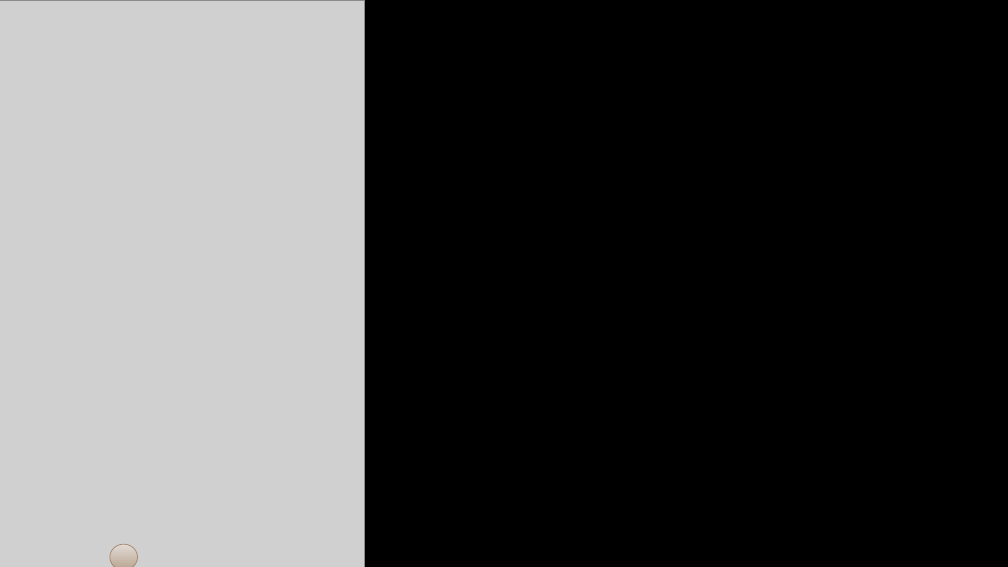
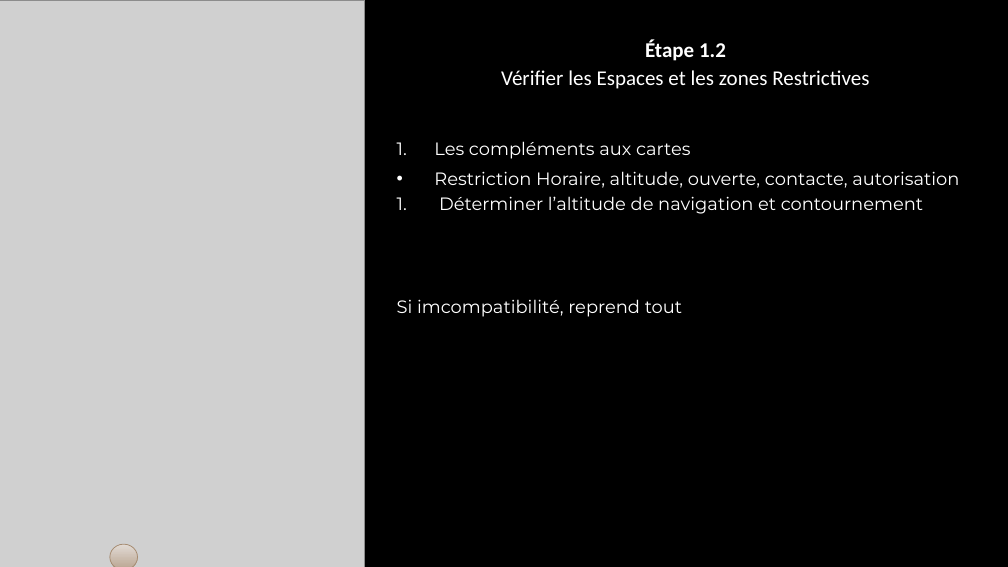
Before and after one commit to Ne0hermes/alflight, a slide deck: slide 4 of ALFlight_Presentation_Complete.pptx (slide 5 before the commit). Drawn at 1008x567 pixels with LibreOffice and Linux fonts; fonts in the diff are those of the drawing; grey boxes stand for pictures. Boxes give left, top, right and bottom in pixels: in the first picture for what was removed or moved away, otherwise in the second. Text is boxed around its words. In the diff, an @@ line names an element or a change of style, - is before the commit and + after.

```diff
--- a/ALFlight_Presentation_Complete.pptx
+++ b/ALFlight_Presentation_Complete.pptx
@@ text added at (397,40,959,317), 17 pt, text #FFFFFF @@
+Étape 1.2
+Vérifier les Espaces et les zones Restrictives
+1. Les compléments aux cartes
+• Restriction Horaire, altitude, ouverte, contacte, autorisation
+1. Déterminer l’altitude de navigation et contournement
+Si imcompatibilité, reprend tout
```
Also in this commit, not shown: 6 other slides changed, 1 slide removed, 2 other files.
